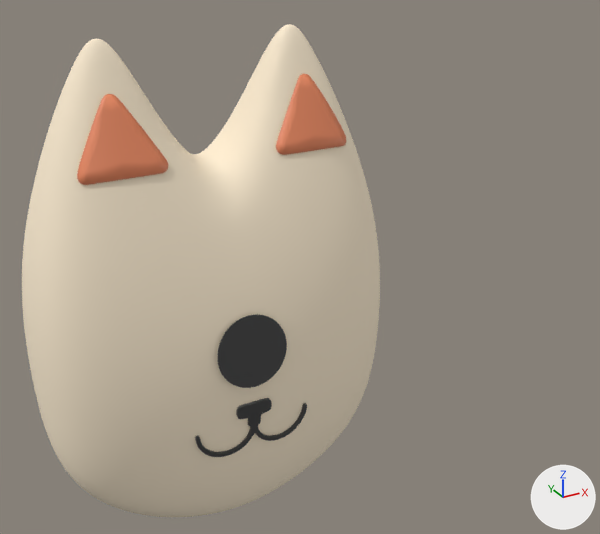
The glTF model public/scene/mascotRoom.glb, before and after one commit.
Rendered twice from a camera (50 mm lens) standing at (-2.72, -6.66, 6.35) and looking at (0.43, -0.93, 3.49). The axes (+X, +Y, +Z) are drawn at lower right. The lights are the same throughout. Where no turn or scale is listed for an object, it has been applied to the vertices.

In view in the first picture: 'Body', 'Circle.051', 'Ears', 'Mouth Closed'.
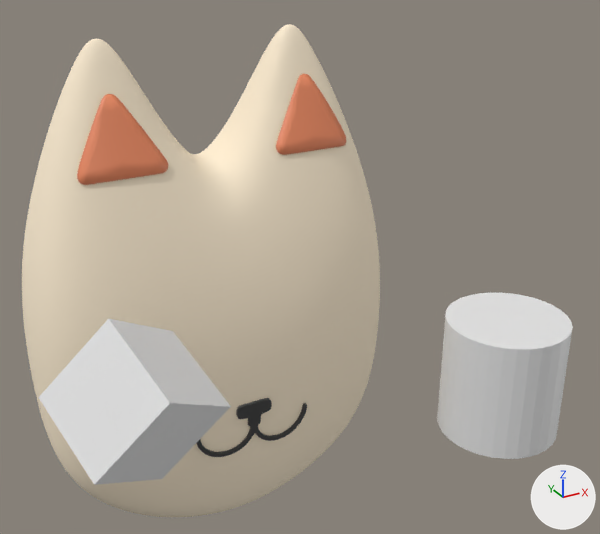
Location of each change, [x1, y1, x2, y2] in pixels of the pictures (600 x 534 px):
```json
{"object": "Cube.1016", "change": "added", "after": [38, 319, 231, 485]}
{"object": "Cylinder.1618", "change": "added", "after": [437, 293, 573, 459]}
{"object": "Circle.051", "change": "deleted", "before": [218, 315, 287, 388], "on screen": "black"}
```

Scene script edits in JSON lines:
```json
{"op": "add", "block": "me_cube_1016", "code": ["me_cube_1016 = bpy.data.meshes.new('Cube.1016')", "me_cube_1016.from_pydata([(-0.201, -0.47, -0.045), (0.282, -0.629, 0.5), (-0.36, 0.179, 0.286), (0.123, 0.02, 0.83), (0.344, -0.14, -0.431), (0.826, -0.299, 0.114), (0.185, 0.509, -0.101), (0.667, 0.35, 0.444)], [], [(0, 1, 3), (0, 3, 2), (2, 3, 7), (2, 7, 6), (6, 7, 5), (6, 5, 4), (4, 5, 1), (4, 1, 0), (2, 6, 4), (2, 4, 0), (7, 3, 1), (7, 1, 5)])"]}
{"op": "add", "block": "me_cylinder_724", "code": ["me_cylinder_724 = bpy.data.meshes.new('Cylinder.724')", "me_cylinder_724.from_pydata(...)  # a 32-sided cylinder along z spanning x -0.49..0.49, y -0.49..0.49, z -0.49..0.49"]}
{"op": "remove", "block": "ob_circle_051", "code": ["ob_circle_051 = bpy.data.objects.new('Circle.051', me_circle_051)", "ob_circle_051.location = (0.0, 0.004, 0.616)"]}
{"op": "add", "block": "ob_cube_1016", "code": ["ob_cube_1016 = bpy.data.objects.new('Cube.1016', me_cube_1016)", "ob_cube_1016.location = (-1.603, -1.829, 3.035)"]}
{"op": "add", "block": "ob_cylinder_1618", "code": ["ob_cylinder_1618 = bpy.data.objects.new('Cylinder.1618', me_cylinder_724)", "ob_cylinder_1618.location = (1.549, -2.304, 2.843)"]}
```
